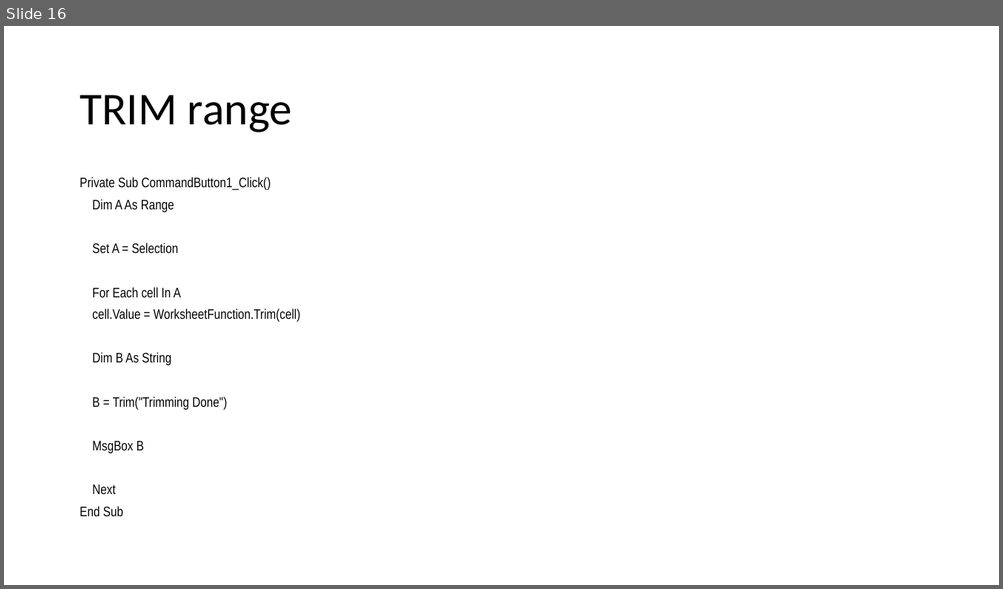
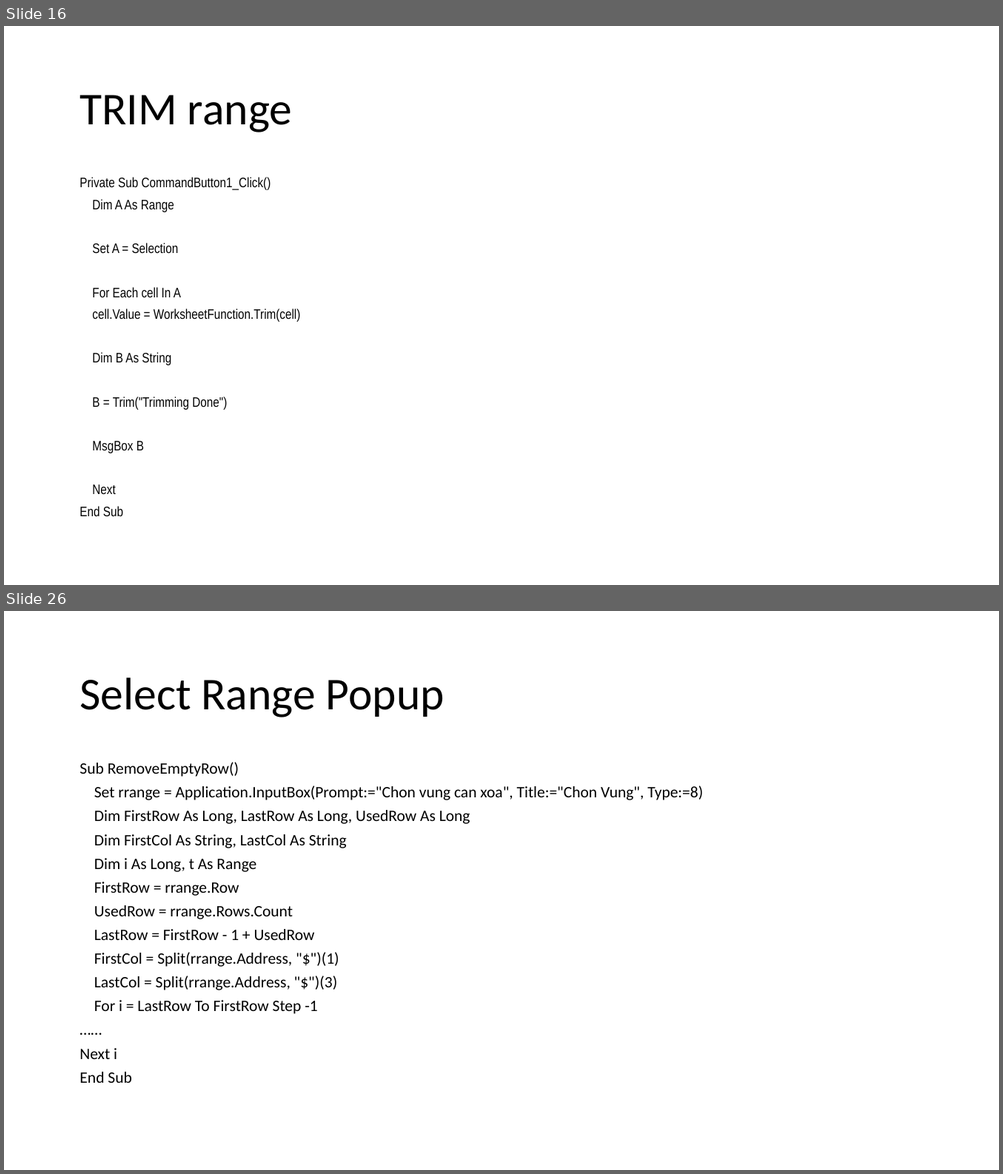
Before and after one commit to daoxuantruong/Demo, a slide deck: VBA_Basic.pptx. Shown one above the other, each under a label of ours: slide 16 before the commit, slides 16 and 26 after it; the slides between them are not shown. The pictures are 1003x589 and 1003x1174 pixels, drawn with LibreOffice and Linux fonts; fonts in the diff are those of the drawing. Boxes give left, top, right and bottom in pixels: in the first picture for what was removed or moved away, otherwise in the second. Text is boxed around its words. In the diff, an @@ line names an element or a change of style, - is before the commit and + after.

```diff
--- a/VBA_Basic.pptx
+++ b/VBA_Basic.pptx
@@ slide 26 added at [4, 611, 999, 1170], background #FFFFFF @@
@@ title added at [79, 678, 444, 718], 44 pt, text #000000 @@
+Select Range Popup
@@ text added at [79, 762, 703, 1083], 15.4 pt, text #000000 @@
+Sub RemoveEmptyRow()
+Set rrange = Application.InputBox(Prompt:="Chon vung can xoa", Title:="Chon Vung", Type:=8)
+Dim FirstRow As Long, LastRow As Long, UsedRow As Long
+Dim FirstCol As String, LastCol As String
+Dim i As Long, t As Range
+FirstRow = rrange.Row
+UsedRow = rrange.Rows.Count
+LastRow = FirstRow - 1 + UsedRow
+FirstCol = Split(rrange.Address, "$")(1)
+LastCol = Split(rrange.Address, "$")(3)
+For i = LastRow To FirstRow Step -1
+……
+Next i
+End Sub
```
Also in this commit, not shown: 23 other slides added, 7 other files.
